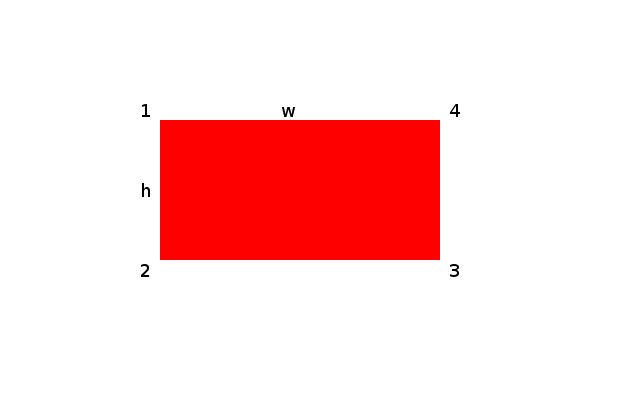
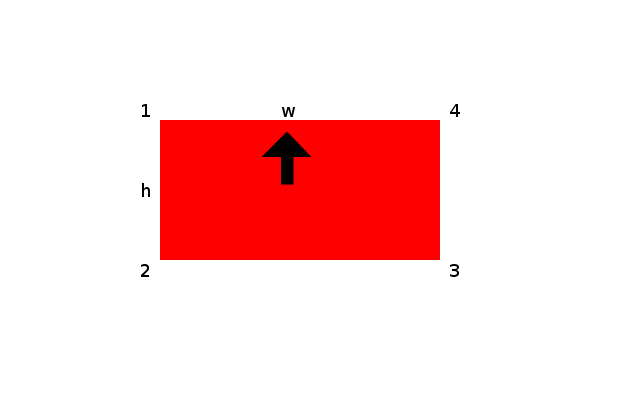
Revision of a layered w=640, h=400 image; what changed, layer by layer:
added layer "Arrow" above "h" over 261, 131, 312, 185
